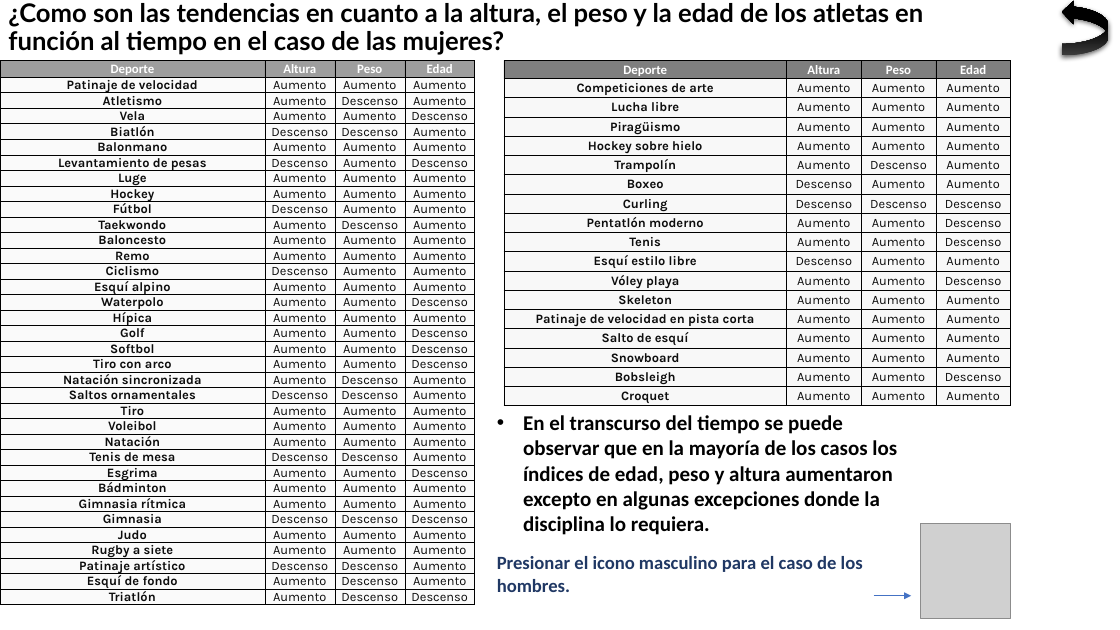
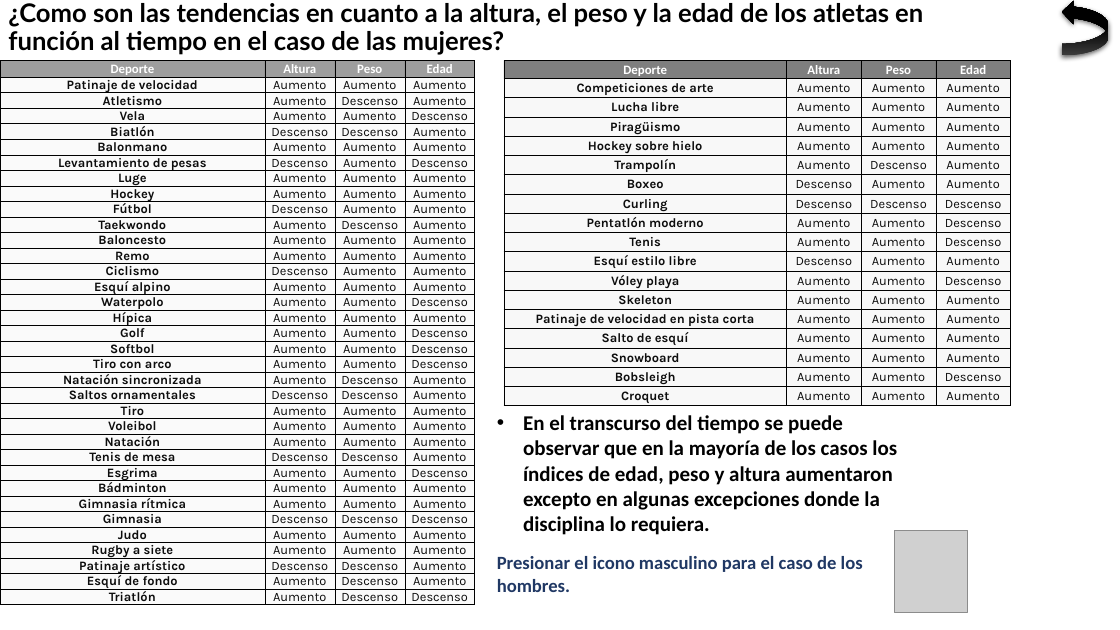
Before and after one commit to FauGC/Data-Science, a slide deck: slide 27 of Fausto González Castro - 120 Years of Olympic history.pptx (slide 26 before the commit). Drawn at 1120x630 pixels with LibreOffice and Linux fonts; fonts in the diff are those of the drawing; grey boxes stand for pictures; background and template pictures are left out. Boxes give left, top, right and bottom in pixels: in the first picture for what was removed or moved away, otherwise in the second. Text is boxed around its words. In the diff, an @@ line names an element or a change of style, - is before the commit and + after.

```diff
--- a/Fausto González Castro - 120 Years of Olympic history.pptx
+++ b/Fausto González Castro - 120 Years of Olympic history.pptx
@@ picture: place and size @@
-picture at [920,523,1011,618]
+picture at [895,530,969,612]
@@ arrow removed from (874, 596) to (912, 596) @@
```
Also in this commit, not shown: 9 other slides changed, 3 slides added.
